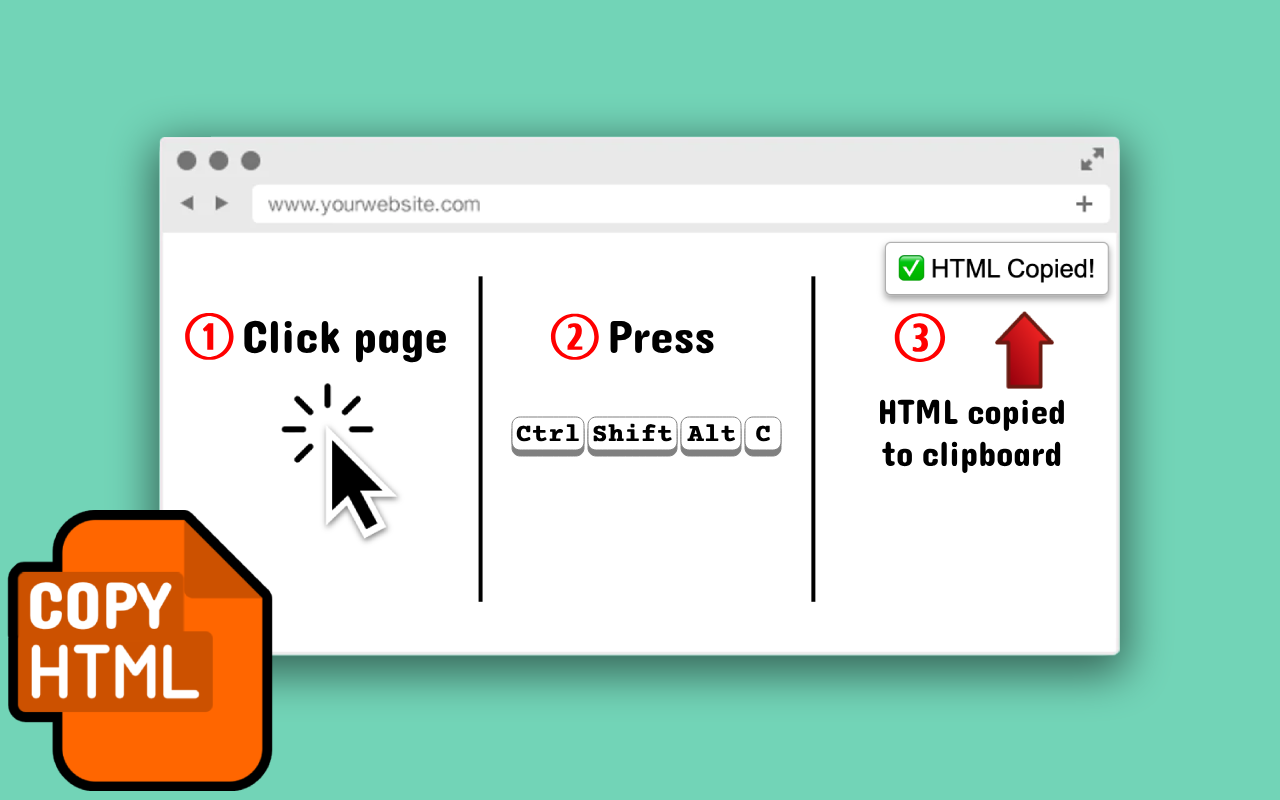
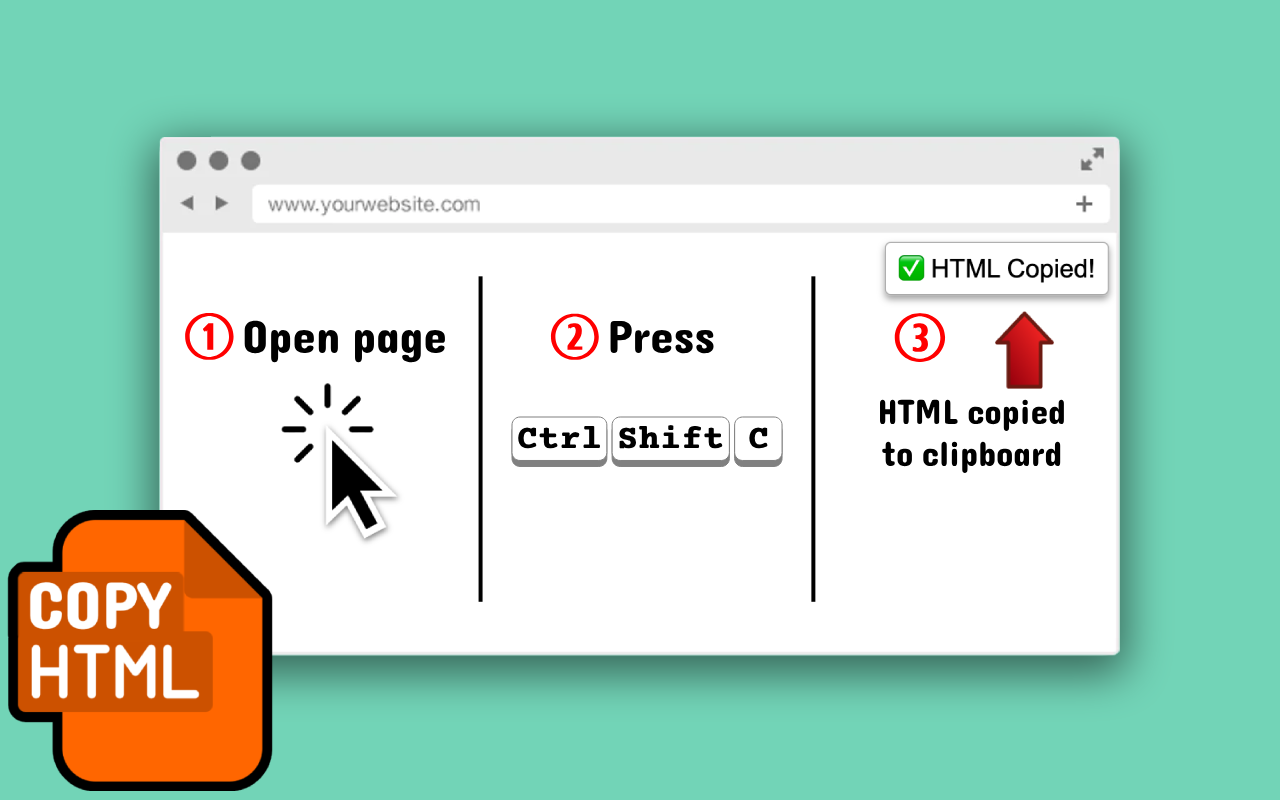
Layers edited between the first and the second 1280×800 image:
hid "Alt Text", moved it above "Alt Key" over 687, 424, 735, 442
painted on "C Text" over 749, 425, 770, 449
painted on "Shift Text" over 593, 423, 723, 449
painted on "Ctrl Text" over 516, 424, 600, 449
renamed "1: Click page" to "1: Open page", painted on it over 244, 320, 446, 363
